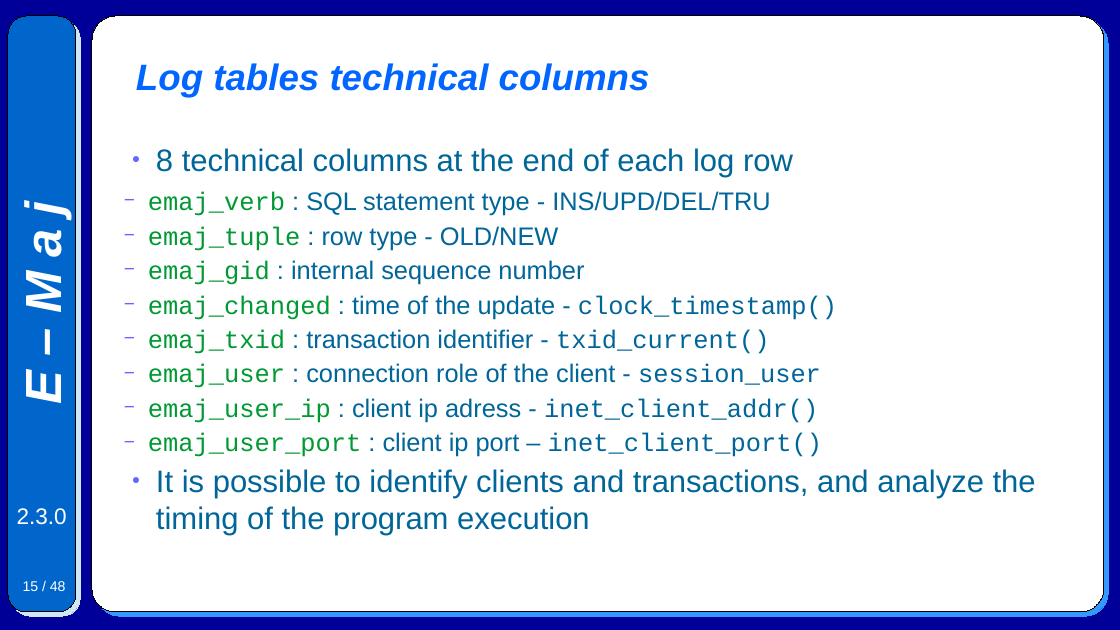
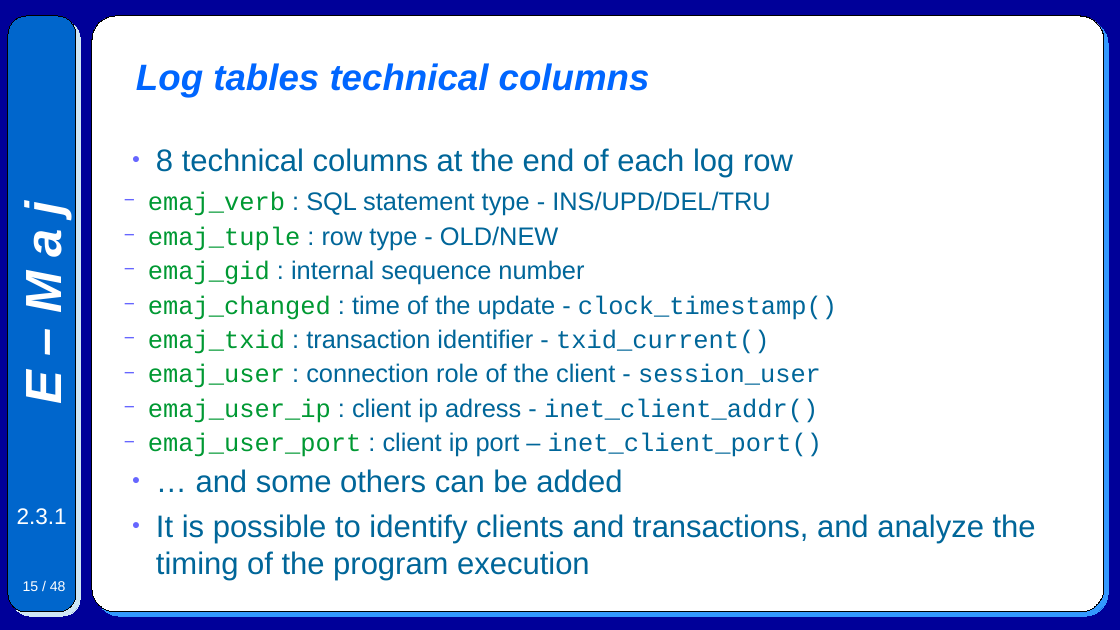
Before and after one commit to beaud76/emaj_doc, a slide deck: slide 15 of Emaj.devel_pres_en.odp. Drawn at 1120x630 pixels with LibreOffice and Linux fonts; fonts in the diff are those of the drawing. Boxes give left, top, right and bottom in pixels: in the first picture for what was removed or moved away, otherwise in the second. Text is boxed around its words. In the diff, an @@ line names an element or a change of style, - is before the commit and + after.

```diff
--- a/Emaj.devel_pres_en.odp
+++ b/Emaj.devel_pres_en.odp
@@ text at bbox=[196, 469, 622, 493]: paragraph added @@
+● … and some others can be added
@@ text at bbox=[17, 508, 67, 525]: text changed @@
-2.3.0
+2.3.1
```
Also in this commit, not shown: 45 other slides changed, 3 other files.
